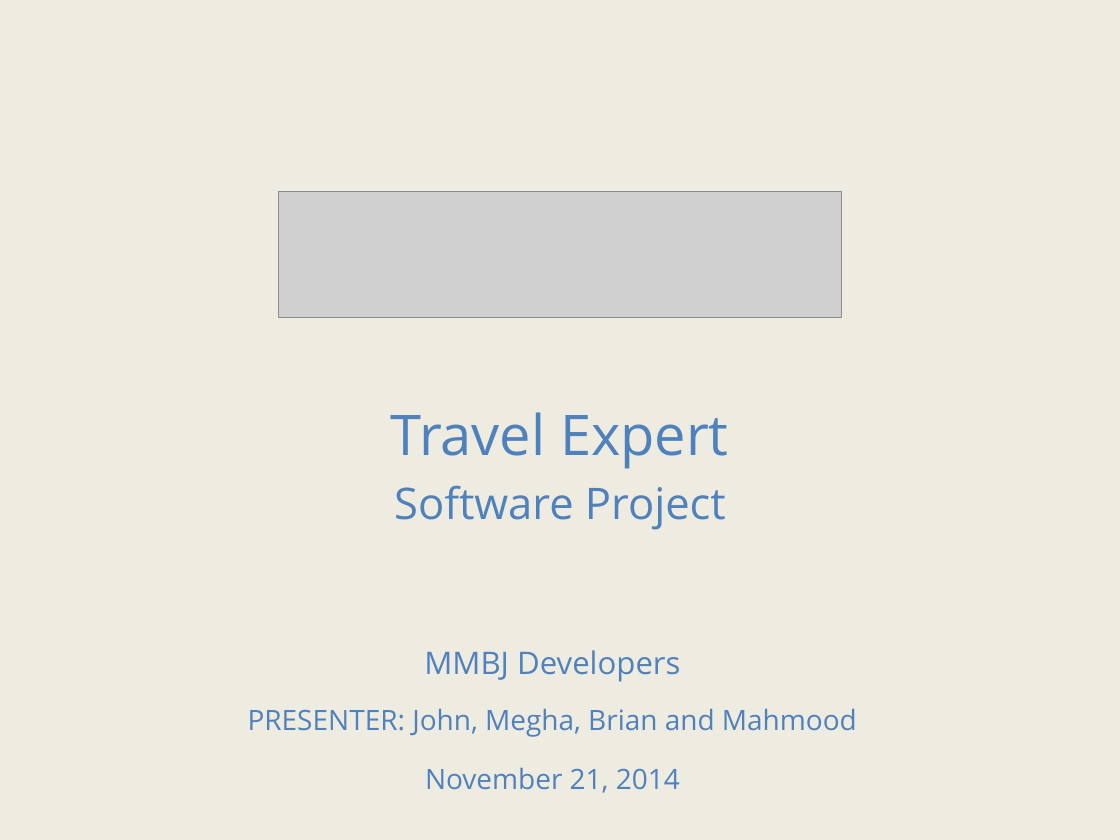
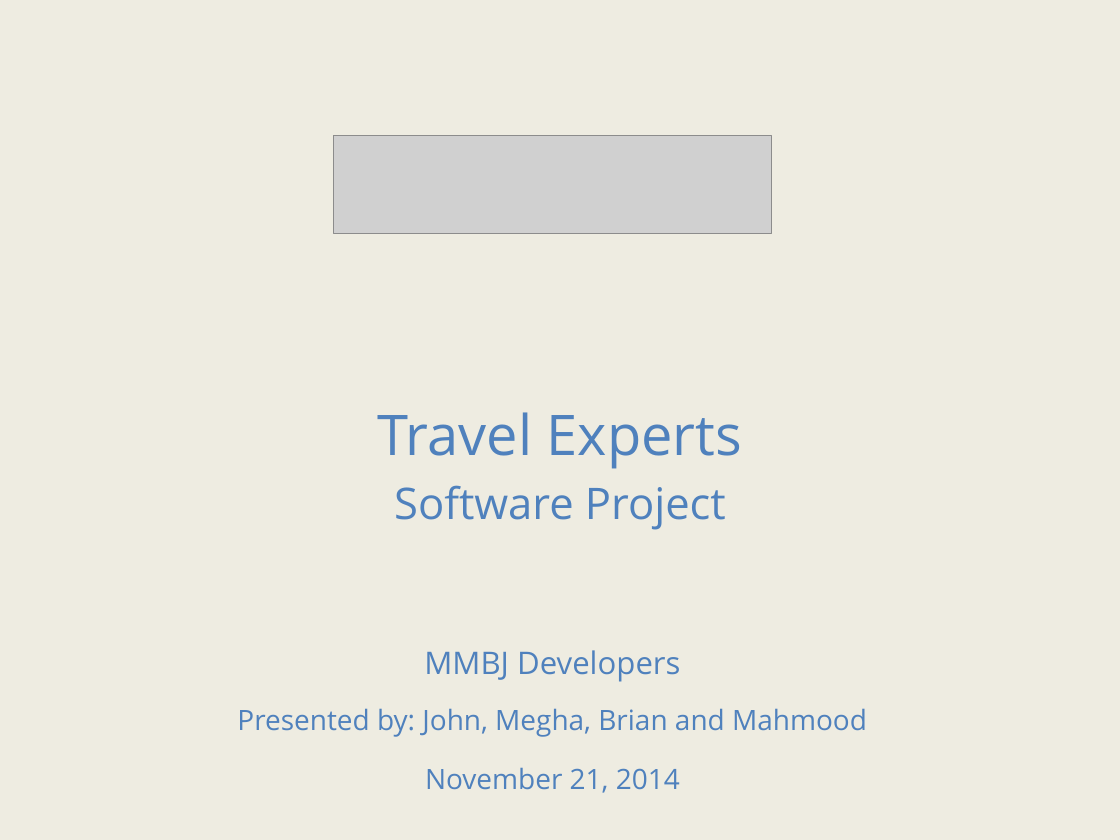
Before and after one commit to jvector-solutions/SAIT-OOSD-Team5, a slide deck: slide 1 of presentation/Travel expert presentation_Group5-John-Megha-Brian-Mahmood.pptx. Drawn at 1120x840 pixels with LibreOffice and Linux fonts; fonts in the diff are those of the drawing; grey boxes stand for pictures; background and template pictures are left out. Boxes give left, top, right and bottom in pixels: in the first picture for what was removed or moved away, otherwise in the second. Text is boxed around its words. In the diff, an @@ line names an element or a change of style, - is before the commit and + after.

```diff
--- a/presentation/Travel expert presentation_Group5-John-Megha-Brian-Mahmood.pptx
+++ b/presentation/Travel expert presentation_Group5-John-Megha-Brian-Mahmood.pptx
@@ picture added at bbox=[334, 136, 772, 234] @@
@@ picture removed at bbox=[279, 192, 842, 318] @@
@@ title at bbox=[378, 412, 742, 469]: text changed @@
-Travel Expert
+Travel Experts
@@ text at bbox=[237, 708, 867, 737]: text changed @@
-PRESENTER: John, Megha, Brian and Mahmood
+Presented by: John, Megha, Brian and Mahmood
```
Also in this commit, not shown: 7 other slides changed, 1 slide added, 1 other file.
